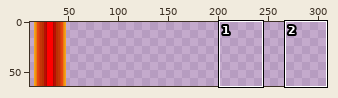
Edited in one commit: sprite sheet (Assets/Prefabs/Sprites/Projectiles/BrimstoneLaser laser.png). Above, an overview of the earlier version with the close-up marked.
Close-up. Before:
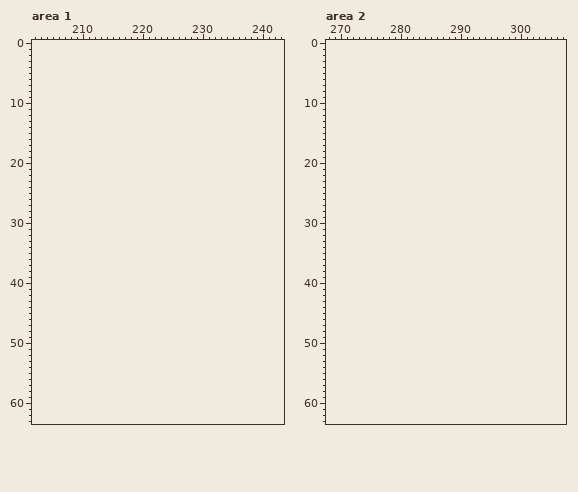
The file is 64x64 pixels. Shown: area 1: x 202..243, y 0..63; area 2: x 268..307, y 0..63. The old version is drawn lined up with the new one, on the new canvas. The wide view leaves out empty margins. The commit also changed other parts of the picture, which this record leaves out.
Palette (. is transparent): 
Pixels before, area 1 (only the part around the change), first column x 202:
 0 ..........................................
 1 ..........................................
 2 ..........................................
 3 ..........................................
 4 ..........................................
 5 ..........................................
 6 ..........................................
 7 ..........................................
 8 ..........................................
 9 ..........................................
10 ..........................................
11 ..........................................
12 ..........................................
13 ..........................................
14 ..........................................
15 ..........................................
16 ..........................................
17 ..........................................
18 ..........................................
19 ..........................................
20 ..........................................
21 ..........................................
22 ..........................................
23 ..........................................
24 ..........................................
25 ..........................................
26 ..........................................
27 ..........................................
28 ..........................................
29 ..........................................
30 ..........................................
31 ..........................................
32 ..........................................
33 ..........................................
34 ..........................................
35 ..........................................
36 ..........................................
37 ..........................................
38 ..........................................
39 ..........................................
40 ..........................................
41 ..........................................
42 ..........................................
43 ..........................................
44 ..........................................
45 ..........................................
46 ..........................................
47 ..........................................
48 ..........................................
49 ..........................................
50 ..........................................
51 ..........................................
52 ..........................................
53 ..........................................
54 ..........................................
55 ..........................................
56 ..........................................
57 ..........................................
58 ..........................................
59 ..........................................
60 ..........................................
61 ..........................................
62 ..........................................
63 ..........................................
Pixels before, area 2 (only the part around the change), first column x 268:
 0 ........................................
 1 ........................................
 2 ........................................
 3 ........................................
 4 ........................................
 5 ........................................
 6 ........................................
 7 ........................................
 8 ........................................
 9 ........................................
10 ........................................
11 ........................................
12 ........................................
13 ........................................
14 ........................................
15 ........................................
16 ........................................
17 ........................................
18 ........................................
19 ........................................
20 ........................................
21 ........................................
22 ........................................
23 ........................................
24 ........................................
25 ........................................
26 ........................................
27 ........................................
28 ........................................
29 ........................................
30 ........................................
31 ........................................
32 ........................................
33 ........................................
34 ........................................
35 ........................................
36 ........................................
37 ........................................
38 ........................................
39 ........................................
40 ........................................
41 ........................................
42 ........................................
43 ........................................
44 ........................................
45 ........................................
46 ........................................
47 ........................................
48 ........................................
49 ........................................
50 ........................................
51 ........................................
52 ........................................
53 ........................................
54 ........................................
55 ........................................
56 ........................................
57 ........................................
58 ........................................
59 ........................................
60 ........................................
61 ........................................
62 ........................................
63 ........................................
Once edited:
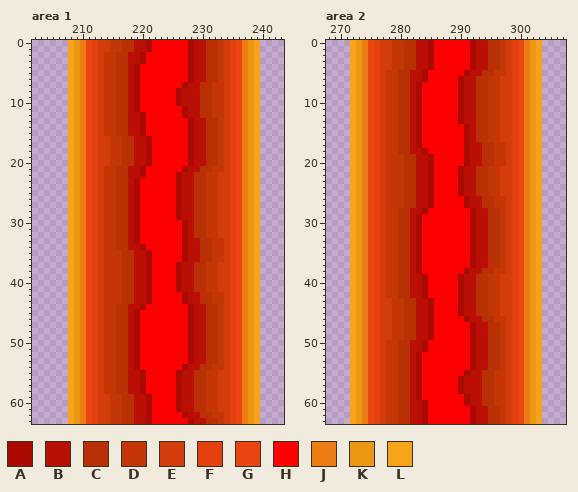
Colours new in this view: A #aa0a00  B #b90f04  C #b93004  D #c43608  E #d33c0b  F #e3420e  G #eb4611  H #ff0000  J #eb7c11  K #eb9711  L #f9a31b
Change:
canvas 64x64 -> 320x64
Changed rows in their new state; - is an unchanged pixel.
Area 1:
first column x 208:
 0 LKJGFEEDDCCBBAHHHHHHABBCCDEFGJKL
 1 LKJGFEEDDCCBBAHHHHHHABBCCDEFGJKL
 2 LKJGFEDDCCBBAHHHHHHHABBCCDEFGJKL
 3 LKJGFEDDCCBBAHHHHHHHABBCCDEFGJKL
 4 LKJGFEDDCCBAHHHHHHHHABBCCDEFGJKL
 5 LKJGFEDDCCBAHHHHHHHHABBCCDEFGJKL
 6 LKJGFEDDCCBAHHHHHHHHABBCCDEFGJKL
 7 LKJGFEDDCCBAHHHHHHHABBCCDDEFGJKL
 8 LKJGFEDDCCBAHHHHHHABBBCCDDEFGJKL
 9 LKJGFEDDCCBAHHHHHHABBBCCDDEFGJKL
10 LKJGFEDDCCBAHHHHHHABBBCCDDEFGJKL
11 LKJGFEDDCCBAHHHHHHHABBCCDDEFGJKL
12 LKJGFEDDCCBBAHHHHHHABBCCDDEFGJKL
13 LKJGFEDDCCBBAHHHHHHHABBCCDEFGJKL
14 LKJGFEDDCCBBAHHHHHHHABBCCDEFGJKL
15 LKJGFEDDCCBBAHHHHHHHABBCCDEFGJKL
16 LKJGFEEDDCCBBAHHHHHHABBCCDEFGJKL
17 LKJGFEEDDCCBBAHHHHHHABBCCDEFGJKL
18 LKJGFEEDDCCBBAHHHHHHABBCCDEFGJKL
19 LKJGFEEDDCCBBAHHHHHHABBCCDEFGJKL
20 LKJGFEEDDCCBBAHHHHHHABBCCDEFGJKL
21 LKJGFEDDCCBBAHHHHHHABBCCDDEFGJKL
22 LKJGFEDDCCBBAHHHHHABBCCDDEEFGJKL
23 LKJGFEDDCCBAHHHHHHABBCCDDEEFGJKL
24 LKJGFEDDCCBAHHHHHHABBCCDDEEFGJKL
25 LKJGFEDDCCBAHHHHHHABBCCDDEEFGJKL
26 LKJGFEDDCCBAHHHHHHABBCCDDEEFGJKL
27 LKJGFEDDCCBAHHHHHHABBCCDDEEFGJKL
28 LKJGFEDDCCBAHHHHHHABBCCDDEEFGJKL
29 LKJGFEDDCCBAHHHHHHABBCCDDEEFGJKL
30 LKJGFEDDCCBAHHHHHHHABCCDDEEFGJKL
31 LKJGFEDDCCBAHHHHHHHABCCDDEEFGJKL
32 LKJGFEDDCCBAHHHHHHHABCCDDEEFGJKL
33 LKJGFEDDCCBAHHHHHHHABBCCDDEFGJKL
34 LKJGFEDDCCBBAHHHHHHABBCCDDEFGJKL
35 LKJGFEDDDCCBBAHHHHHABBCCDDEFGJKL
36 LKJGFEDDDCCBBAHHHHHABBCCDDEFGJKL
37 LKJGFEDDDCCBBAHHHHABBCCDDEEFGJKL
38 LKJGFEDDDCCBBAHHHHABBCCDDEEFGJKL
39 LKJGFEDDDCCBBAHHHHABBCCDDEEFGJKL
40 LKJGFEDDDCCBBAHHHHABBCCDDEEFGJKL
41 LKJGFEDDDCCBBAHHHHABBCCDDEEFGJKL
42 LKJGFEDDDCCBBAHHHHHABBCCDDEFGJKL
43 LKJGFEDDDCCBBAHHHHHABBCCDDEFGJKL
44 LKJGFEDDCCBBAHHHHHHHABBCCDEFGJKL
45 LKJGFEDDCCBAHHHHHHHHABBCCDEFGJKL
46 LKJGFEDDCCBAHHHHHHHHABBCCDEFGJKL
47 LKJGFEDDCCBAHHHHHHHHABBCCDEFGJKL
48 LKJGFEDDCCBAHHHHHHHHABBCCDEFGJKL
49 LKJGFEDDCCBAHHHHHHHHABBCCDEFGJKL
50 LKJGFEDDCCBAHHHHHHHHABBCCDEFGJKL
51 LKJGFEDDCCBAHHHHHHHHABBCCDEFGJKL
52 LKJGFEDDCCBAHHHHHHHHABBCCDEFGJKL
53 LKJGFEDDCCBAHHHHHHHHABBCCDEFGJKL
54 LKJGFEDDCCBAHHHHHHHABBCCDDEFGJKL
55 LKJGFEDDCCBBAHHHHHABBCCDDEEFGJKL
56 LKJGFEDDCCBBAHHHHHABBCCDDEEFGJKL
57 LKJGFEDDCCBBAHHHHHABBCCDDEEFGJKL
58 LKJGFEDDCCBBAHHHHHABBCCDDEEFGJKL
59 LKJGFEEDDCCBBAHHHHABBCCDDEEFGJKL
60 LKJGFEEDDCCBBAHHHHABBCCDDEEFGJKL
61 LKJGFEEDDCCBBAHHHHABBCCDDEEFGJKL
62 LKJGFEEDDCCBBAHHHHHABBCCDDEFGJKL
63 LKJGFEEDDCCBBAHHHHHHABBCCDEFGJKL
Area 2:
first column x 272:
 0 LKJGFEEDDCCBBAHHHHHHABBCCDEFGJKL
 1 LKJGFEEDDCCBBAHHHHHHABBCCDEFGJKL
 2 LKJGFEEDDCCBBAHHHHHHABBCCDEFGJKL
 3 LKJGFEEDDCCBBAHHHHHHABBCCDEFGJKL
 4 LKJGFEEDDCCBBAHHHHHHABBCCDEFGJKL
 5 LKJGFEDDCCBBAHHHHHHABBCCDDEFGJKL
 6 LKJGFEDDCCBBAHHHHHABBCCDDEEFGJKL
 7 LKJGFEDDCCBAHHHHHHABBCCDDEEFGJKL
 8 LKJGFEDDCCBAHHHHHHABBCCDDEEFGJKL
 9 LKJGFEDDCCBAHHHHHHABBCCDDEEFGJKL
10 LKJGFEDDCCBAHHHHHHABBCCDDEEFGJKL
11 LKJGFEDDCCBAHHHHHHABBCCDDEEFGJKL
12 LKJGFEDDCCBAHHHHHHABBCCDDEEFGJKL
13 LKJGFEDDCCBAHHHHHHABBCCDDEEFGJKL
14 LKJGFEDDCCBAHHHHHHHABCCDDEEFGJKL
15 LKJGFEDDCCBAHHHHHHHABCCDDEEFGJKL
16 LKJGFEDDCCBAHHHHHHHABCCDDEEFGJKL
17 LKJGFEDDCCBAHHHHHHHABBCCDDEFGJKL
18 LKJGFEDDCCBBAHHHHHHABBCCDDEFGJKL
19 LKJGFEDDDCCBBAHHHHHABBCCDDEFGJKL
20 LKJGFEDDDCCBBAHHHHHABBCCDDEFGJKL
21 LKJGFEDDDCCBBAHHHHABBCCDDEEFGJKL
22 LKJGFEDDDCCBBAHHHHABBCCDDEEFGJKL
23 LKJGFEDDDCCBBAHHHHABBCCDDEEFGJKL
24 LKJGFEDDDCCBBAHHHHABBCCDDEEFGJKL
25 LKJGFEDDDCCBBAHHHHABBCCDDEEFGJKL
26 LKJGFEDDDCCBBAHHHHHABBCCDDEFGJKL
27 LKJGFEDDDCCBBAHHHHHABBCCDDEFGJKL
28 LKJGFEDDCCBBAHHHHHHHABBCCDEFGJKL
29 LKJGFEDDCCBAHHHHHHHHABBCCDEFGJKL
30 LKJGFEDDCCBAHHHHHHHHABBCCDEFGJKL
31 LKJGFEDDCCBAHHHHHHHHABBCCDEFGJKL
32 LKJGFEDDCCBAHHHHHHHHABBCCDEFGJKL
33 LKJGFEDDCCBAHHHHHHHHABBCCDEFGJKL
34 LKJGFEDDCCBAHHHHHHHHABBCCDEFGJKL
35 LKJGFEDDCCBAHHHHHHHHABBCCDEFGJKL
36 LKJGFEDDCCBAHHHHHHHHABBCCDEFGJKL
37 LKJGFEDDCCBAHHHHHHHHABBCCDEFGJKL
38 LKJGFEDDCCBAHHHHHHHABBCCDDEFGJKL
39 LKJGFEDDCCBBAHHHHHABBCCDDEEFGJKL
40 LKJGFEDDCCBBAHHHHHABBCCDDEEFGJKL
41 LKJGFEDDCCBBAHHHHHABBCCDDEEFGJKL
42 LKJGFEDDCCBBAHHHHHABBCCDDEEFGJKL
43 LKJGFEEDDCCBBAHHHHABBCCDDEEFGJKL
44 LKJGFEEDDCCBBAHHHHABBCCDDEEFGJKL
45 LKJGFEEDDCCBBAHHHHABBCCDDEEFGJKL
46 LKJGFEEDDCCBBAHHHHHABBCCDDEFGJKL
47 LKJGFEEDDCCBBAHHHHHHABBCCDEFGJKL
48 LKJGFEEDDCCBBAHHHHHHABBCCDEFGJKL
49 LKJGFEEDDCCBBAHHHHHHABBCCDEFGJKL
50 LKJGFEDDCCBBAHHHHHHHABBCCDEFGJKL
51 LKJGFEDDCCBBAHHHHHHHABBCCDEFGJKL
52 LKJGFEDDCCBAHHHHHHHHABBCCDEFGJKL
53 LKJGFEDDCCBAHHHHHHHHABBCCDEFGJKL
54 LKJGFEDDCCBAHHHHHHHHABBCCDEFGJKL
55 LKJGFEDDCCBAHHHHHHHABBCCDDEFGJKL
56 LKJGFEDDCCBAHHHHHHABBBCCDDEFGJKL
57 LKJGFEDDCCBAHHHHHHABBBCCDDEFGJKL
58 LKJGFEDDCCBAHHHHHHABBBCCDDEFGJKL
59 LKJGFEDDCCBAHHHHHHHABBCCDDEFGJKL
60 LKJGFEDDCCBBAHHHHHHABBCCDDEFGJKL
61 LKJGFEDDCCBBAHHHHHHHABBCCDEFGJKL
62 LKJGFEDDCCBBAHHHHHHHABBCCDEFGJKL
63 LKJGFEDDCCBBAHHHHHHHABBCCDEFGJKL
